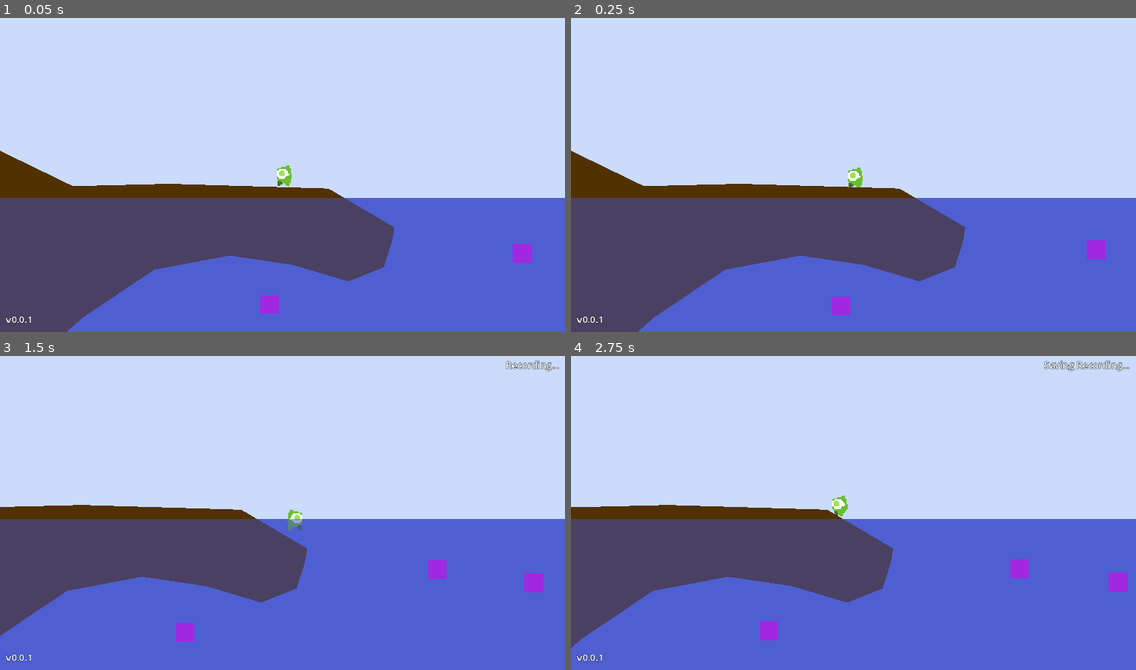
Above: before the commit, frames 1-4 (two rows, left to right).
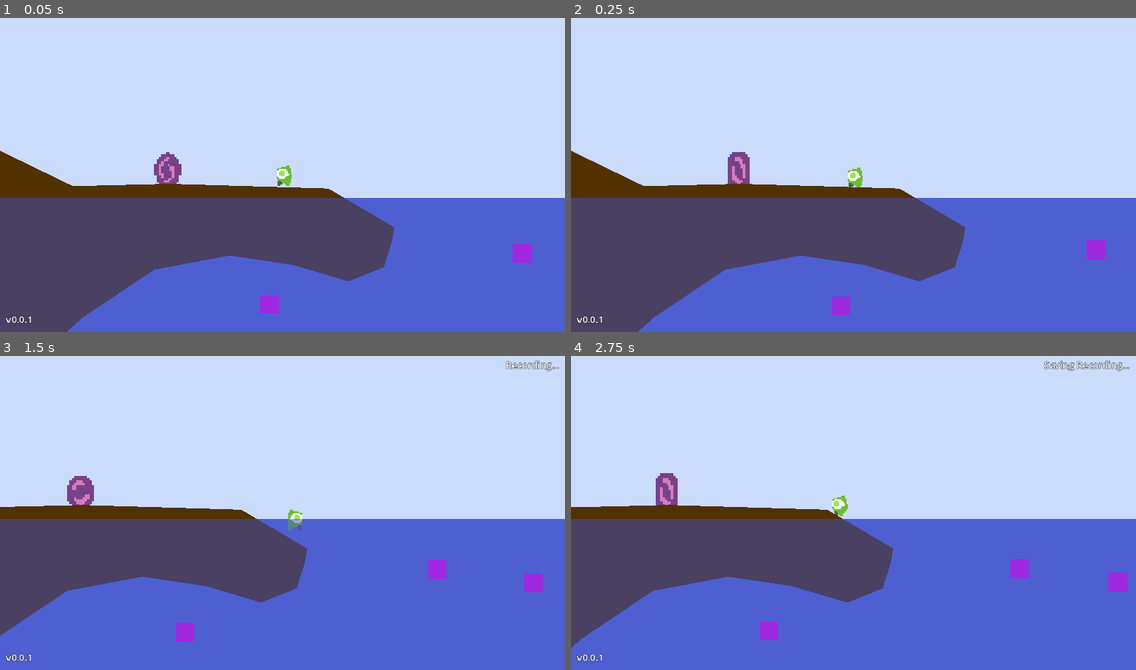
Above: after the commit, the same moments.

Repository: maggardJosh/ld55
Game: Godot game, scene res://main.tscn
Same seed, same stepped clock (60 frames per second), same inputs: the game is played once before the commit and once after it.
Inputs (mouse positions are in pixels of both pictures, inside the frame that each line leads up to):
- Up to frame 1 (0.05 s): no input
- Up to frame 2 (0.25 s): no input
- Up to frame 3 (1.5 s): tap Enter at 0.5 s; move the mouse to (406, 494) at 0.52 s; hold D (move_right) 0.53-1.25 s; tap R (Record) at 0.6 s; click (406, 494) at 0.67 s; tap Space (jump) at 0.77 s; drag from (169, 525) to (367, 531) at 1.27 s
- Up to frame 4 (2.75 s): move the mouse to (910, 440) at 2.02 s; hold A (move_left) from 2.03 s (still down); tap R (Record) at 2.1 s

The runs differ from the first frame. In frame 1, 0.4% of the frame differs, in the area x 27-33%, y 42-53%; in frame 2, 0.4%; in frame 3, 0.4%, in the area x 11-17%, y 38-48%; in frame 4, 0.4%.

Commit message:
Add coral and portal placeholders

Diff:
--- a/main.tscn
+++ b/main.tscn
@@ -1,12 +1,14 @@
-[gd_scene load_steps=17 format=3 uid="uid://c1e2254bs6m3e"]
+[gd_scene load_steps=19 format=3 uid="uid://c1e2254bs6m3e"]
 
 [ext_resource type="PackedScene" uid="uid://mnaxd41w2loc" path="res://player.tscn" id="1_rotku"]
 [ext_resource type="Script" path="res://Water.gd" id="2_imxiw"]
 [ext_resource type="PackedScene" uid="uid://cjiok5o0qam3w" path="res://ui.tscn" id="3_0cdyn"]
 [ext_resource type="Script" path="res://WaterArea.gd" id="3_58cow"]
 [ext_resource type="PackedScene" uid="uid://b1tw6cgdbe6r7" path="res://biome.tscn" id="5_18gyt"]
+[ext_resource type="PackedScene" uid="uid://bpdlhgmmoy15j" path="res://portal.tscn" id="5_ekxwn"]
 [ext_resource type="Script" path="res://OxygenArea.gd" id="5_ghrk7"]
 [ext_resource type="PackedScene" uid="uid://s6lkr5v083iq" path="res://placeholder_sprite.tscn" id="6_bw7w6"]
+[ext_resource type="Texture2D" uid="uid://b8frlh3w52834" path="res://coral.png" id="8_kvchq"]
 
 [sub_resource type="RectangleShape2D" id="RectangleShape2D_as6lo"]
 size = Vector2(4246, 378)
@@ -86,7 +88,6 @@
 debug_color = Color(0.666667, 0.933333, 1, 0.419608)
 
 [node name="UI" parent="." instance=ExtResource("3_0cdyn")]
-visible = false
 
 [node name="Water" type="Polygon2D" parent="." node_paths=PackedStringArray("default_biome")]
 z_index = 1
@@ -111,7 +112,12 @@
 color = Color(0.203922, 0.317647, 0.34902, 1)
 polygon = PackedVector2Array(1185, 126, -411, 325, -255, 1751, 1588, 1799, 1921, 892)
 
-[node name="WaterArea" type="Area2D" parent="."]
+[node name="Portal" parent="." instance=ExtResource("5_ekxwn")]
+
+[node name="Areas" type="Node2D" parent="."]
+visible = false
+
+[node name="WaterArea" type="Area2D" parent="Areas"]
 position = Vector2(0, 7)
 gravity_space_override = 2
 gravity_point_center = Vector2(0, 0)
@@ -120,23 +126,23 @@
 linear_damp = 0.5
 script = ExtResource("3_58cow")
 
-[node name="CollisionPolygon2D" type="CollisionPolygon2D" parent="WaterArea"]
+[node name="CollisionPolygon2D" type="CollisionPolygon2D" parent="Areas/WaterArea"]
 visible = false
 polygon = PackedVector2Array(4050, 0, -2686, 0, -917, 216, -1210, 1808, -2435, 1808, -2077, 3080, 4967, 3000)
 
-[node name="OxygenArea" type="Area2D" parent="."]
+[node name="OxygenArea" type="Area2D" parent="Areas"]
 script = ExtResource("5_ghrk7")
 
-[node name="CollisionShape2D" type="CollisionShape2D" parent="OxygenArea"]
+[node name="CollisionShape2D" type="CollisionShape2D" parent="Areas/OxygenArea"]
 position = Vector2(1494.5, -367.5)
 shape = SubResource("RectangleShape2D_8xvdo")
 
-[node name="OxygenArea2" type="Area2D" parent="."]
+[node name="OxygenArea2" type="Area2D" parent="Areas"]
 z_index = 3
 position = Vector2(-2552, 1939)
 script = ExtResource("5_ghrk7")
 
-[node name="CollisionShape2D" type="CollisionShape2D" parent="OxygenArea2"]
+[node name="CollisionShape2D" type="CollisionShape2D" parent="Areas/OxygenArea2"]
 position = Vector2(335, -765)
 shape = SubResource("RectangleShape2D_jdpq8")
 
@@ -195,41 +201,57 @@
 [node name="PlaceholderSprite18" parent="Placeholder Sprites" instance=ExtResource("6_bw7w6")]
 position = Vector2(637, 174)
 
-[node name="StartingIsland" type="StaticBody2D" parent="."]
+[node name="World" type="Node2D" parent="."]
+
+[node name="StartingIsland" type="StaticBody2D" parent="World"]
 position = Vector2(-110, -8)
 
-[node name="Polygon2D" type="Polygon2D" parent="StartingIsland"]
+[node name="Polygon2D" type="Polygon2D" parent="World/StartingIsland"]
 color = Color(0.321569, 0.192157, 0, 1)
 polygon = PackedVector2Array(25, 0, 81, 33, 79, 45, 72, 67, 42, 79, -5, 65, -59, 57, -123, 69, -184, 110, -249, 168, -251, 228, -186, 225, -105, 182, -71, 195, -33, 243, -131, 779, -357, 968, -323, 1727, -908, 2114, -786, 5, -695, -463, -372, -460, -288, -73, -262, -36, -192, -2, -110, -4)
 
-[node name="CollisionPolygon2D" type="CollisionPolygon2D" parent="StartingIsland"]
+[node name="CollisionPolygon2D" type="CollisionPolygon2D" parent="World/StartingIsland"]
 visible = false
 polygon = PackedVector2Array(25, 0, 81, 33, 79, 45, 72, 67, 42, 79, -5, 65, -59, 57, -123, 69, -184, 110, -249, 168, -251, 228, -186, 225, -105, 182, -71, 195, -33, 243, -131, 779, -357, 968, -323, 1727, -908, 2114, -786, 5, -695, -463, -372, -460, -288, -73, -262, -36, -192, -2, -110, -4)
 
-[node name="MiddleSeparator" type="StaticBody2D" parent="."]
+[node name="MiddleSeparator" type="StaticBody2D" parent="World"]
 position = Vector2(2240, 2)
 
-[node name="Sprite2D" type="Sprite2D" parent="MiddleSeparator"]
+[node name="Sprite2D" type="Sprite2D" parent="World/MiddleSeparator"]
 texture = SubResource("PlaceholderTexture2D_mk1d2")
 
-[node name="Polygon2D" type="Polygon2D" parent="MiddleSeparator"]
+[node name="Polygon2D" type="Polygon2D" parent="World/MiddleSeparator"]
 color = Color(0.321569, 0.192157, 0, 1)
 polygon = PackedVector2Array(-677, -104, -783, -1932, -1047, -1962, -1017, -112, -1387, 107, -1349, 560, -1047, 832, -919, 1157, -889, 1504, -972, 1814, -1221, 2108, -1160, 2350, -934, 2463, -405, 2342, 55, 2123, 86, 1610, -88, 1421, -315, 1270, -428, 968, -443, 628, -405, 432, -473, 130)
 
-[node name="CollisionPolygon2D" type="CollisionPolygon2D" parent="MiddleSeparator"]
+[node name="CollisionPolygon2D" type="CollisionPolygon2D" parent="World/MiddleSeparator"]
 visible = false
 polygon = PackedVector2Array(-677, -104, -783, -1932, -1047, -1962, -1017, -112, -1387, 107, -1349, 560, -1047, 832, -919, 1157, -889, 1504, -972, 1814, -1221, 2108, -1160, 2350, -934, 2463, -405, 2342, 55, 2123, 86, 1610, -88, 1421, -315, 1270, -428, 968, -443, 628, -405, 432, -473, 130)
 
-[node name="OOB" type="StaticBody2D" parent="."]
+[node name="OOB" type="StaticBody2D" parent="World"]
 position = Vector2(-1647, 2848)
 
-[node name="Polygon2D" type="Polygon2D" parent="OOB"]
+[node name="Polygon2D" type="Polygon2D" parent="World/OOB"]
 color = Color(0.321569, 0.192157, 0, 1)
 polygon = PackedVector2Array(808, -4029, 646, -752, -112, -636, -399, -924, 456, -1587, 365, -2017, -70, -2215, -769, - …(186 unchanged characters)…
 
-[node name="CollisionPolygon2D" type="CollisionPolygon2D" parent="OOB"]
+[node name="CollisionPolygon2D" type="CollisionPolygon2D" parent="World/OOB"]
 visible = false
 polygon = PackedVector2Array(808, -4029, 646, -752, -112, -636, -399, -924, 456, -1587, 365, -2017, -70, -2215, -769, - …(186 unchanged characters)…
 
-[connection signal="body_entered" from="WaterArea" to="WaterArea" method="_on_body_entered"]
-[connection signal="body_exited" from="WaterArea" to="WaterArea" method="_on_body_exited"]
+[node name="Coral" type="Sprite2D" parent="."]
+position = Vector2(-301, 212)
+texture = ExtResource("8_kvchq")
+
+[node name="Coral2" type="Sprite2D" parent="."]
+position = Vector2(-356, 216)
+rotation = 1.0472
+texture = ExtResource("8_kvchq")
+
+[node name="Coral3" type="Sprite2D" parent="."]
+position = Vector2(-354, 160)
+rotation = 1.89322
+texture = ExtResource("8_kvchq")
+
+[connection signal="body_entered" from="Areas/WaterArea" to="Areas/WaterArea" method="_on_body_entered"]
+[connection signal="body_exited" from="Areas/WaterArea" to="Areas/WaterArea" method="_on_body_exited"]
--- /dev/null
+++ b/portal.json
@@ -0,0 +1,59 @@
+{ "frames": {
+   "portal 0.aseprite": {
+    "frame": { "x": 2, "y": 2, "w": 27, "h": 33 },
+    "rotated": false,
+    "trimmed": true,
+    "spriteSourceSize": { "x": 5, "y": 3, "w": 23, "h": 29 },
+    "sourceSize": { "w": 32, "h": 32 },
+    "duration": 100
+   },
+   "portal 1.aseprite": {
+    "frame": { "x": 60, "y": 2, "w": 23, "h": 33 },
+    "rotated": false,
+    "trimmed": true,
+    "spriteSourceSize": { "x": 7, "y": 3, "w": 19, "h": 29 },
+    "sourceSize": { "w": 32, "h": 32 },
+    "duration": 100
+   },
+   "portal 2.aseprite": {
+    "frame": { "x": 31, "y": 37, "w": 23, "h": 33 },
+    "rotated": false,
+    "trimmed": true,
+    "spriteSourceSize": { "x": 7, "y": 3, "w": 19, "h": 29 },
+    "sourceSize": { "w": 32, "h": 32 },
+    "duration": 100
+   },
+   "portal 3.aseprite": {
+    "frame": { "x": 31, "y": 2, "w": 27, "h": 33 },
+    "rotated": false,
+    "trimmed": true,
+    "spriteSourceSize": { "x": 5, "y": 3, "w": 23, "h": 29 },
+    "sourceSize": { "w": 32, "h": 32 },
+    "duration": 100
+   },
+   "portal 4.aseprite": {
+    "frame": { "x": 2, "y": 37, "w": 27, "h": 31 },
+    "rotated": false,
+    "trimmed": true,
+    "spriteSourceSize": { "x": 5, "y": 5, "w": 23, "h": 27 },
+    "sourceSize": { "w": 32, "h": 32 },
+    "duration": 100
+   }
+ },
+ "meta": {
+  "app": "https://www.aseprite.org/",
+  "version": "1.3.6-x64",
+  "image": "portal.png",
+  "format": "RGBA8888",
+  "size": { "w": 85, "h": 72 },
+  "scale": "1",
+  "frameTags": [
+   { "name": "idle", "from": 0, "to": 4, "direction": "forward", "color": "#000000ff" }
+  ],
+  "layers": [
+   { "name": "Layer 1", "opacity": 255, "blendMode": "normal" }
+  ],
+  "slices": [
+  ]
+ }
+}
--- /dev/null
+++ b/portal.tscn
@@ -0,0 +1,52 @@
+[gd_scene load_steps=4 format=3 uid="uid://bpdlhgmmoy15j"]
+
+[ext_resource type="Texture2D" uid="uid://jhqp07488shd" path="res://portal.png" id="1_ouc00"]
+
+[sub_resource type="Animation" id="Animation_tfgl8"]
+length = 0.5
+loop_mode = 1
+tracks/0/type = "value"
+tracks/0/imported = false
+tracks/0/enabled = true
+tracks/0/path = NodePath("Sprite2D:region_rect")
+tracks/0/interp = 0
+tracks/0/loop_wrap = true
+tracks/0/keys = {
+"times": PackedFloat32Array(0, 0.1, 0.2, 0.3, 0.4),
+"transitions": PackedFloat32Array(1, 1, 1, 1, 1),
+"update": 0,
+"values": [Rect2(2, 2, 27, 33), Rect2(60, 2, 23, 33), Rect2(31, 37, 23, 33), Rect2(31, 2, 27, 33), Rect2(2, 37, 27, 31)]
+}
+tracks/1/type = "value"
+tracks/1/imported = false
+tracks/1/enabled = true
+tracks/1/path = NodePath("Sprite2D:offset")
+tracks/1/interp = 0
+tracks/1/loop_wrap = true
+tracks/1/keys = {
+"times": PackedFloat32Array(0, 0.1, 0.2, 0.3, 0.4),
+"transitions": PackedFloat32Array(1, 1, 1, 1, 1),
+"update": 0,
+"values": [Vector2(0.5, 1.5), Vector2(0.5, 1.5), Vector2(0.5, 1.5), Vector2(0.5, 1.5), Vector2(0.5, 2.5)]
+}
+
+[sub_resource type="AnimationLibrary" id="AnimationLibrary_83tn8"]
+_data = {
+"idle": SubResource("Animation_tfgl8")
+}
+
+[node name="Portal" type="Node2D"]
+z_index = -1
+position = Vector2(-222, -26)
+
+[node name="Sprite2D" type="Sprite2D" parent="."]
+texture = ExtResource("1_ouc00")
+offset = Vector2(0.5, 1.5)
+region_enabled = true
+region_rect = Rect2(2, 2, 27, 33)
+
+[node name="AnimationPlayer" type="AnimationPlayer" parent="."]
+libraries = {
+"": SubResource("AnimationLibrary_83tn8")
+}
+autoplay = "idle"
Binary file added: coral.png
Not shown, added: coral.png.import
Binary file added: portal.aseprite
Binary file added: portal.png
Not shown, added: portal.png.import
